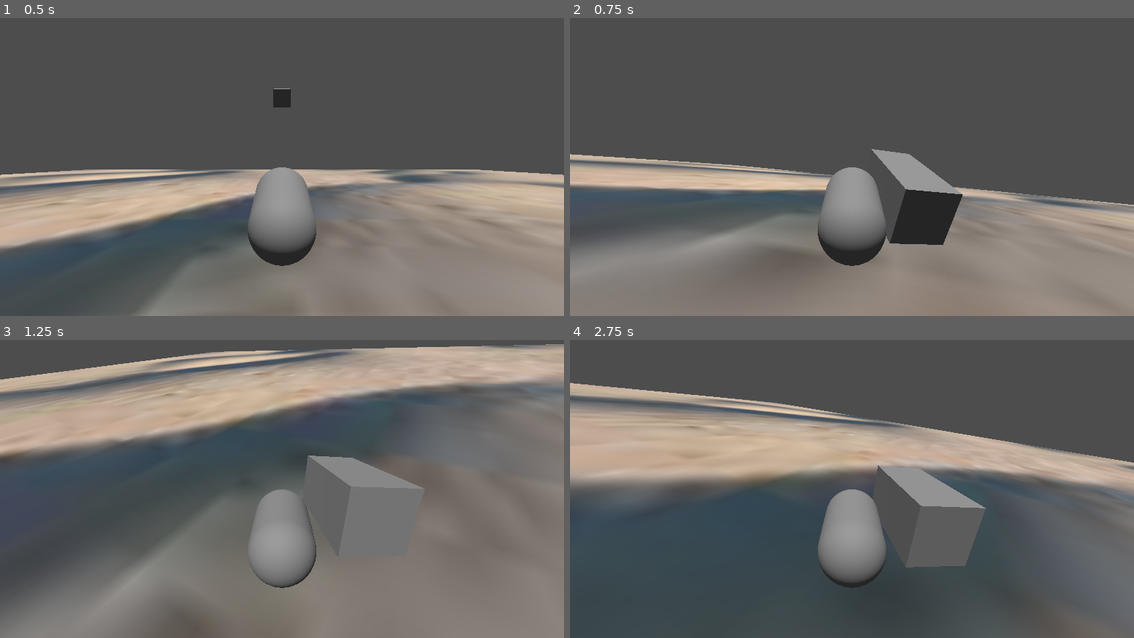
Above: before the commit, frames 1-4 (two rows, left to right).
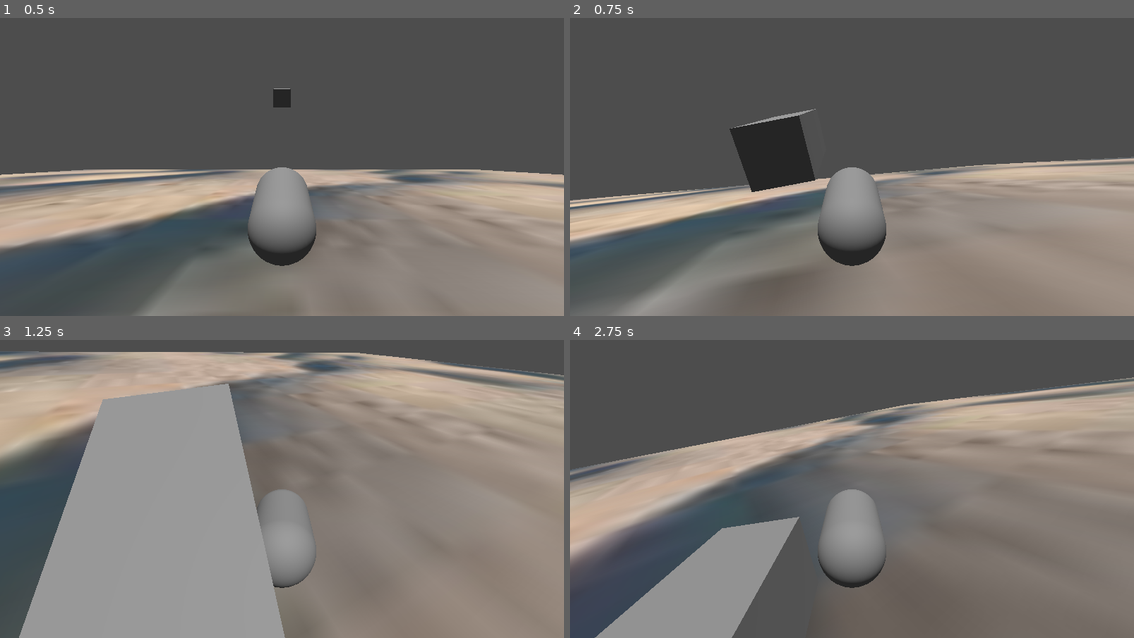
Above: after the commit, the same moments.

Repository: josephdougs/tryski
Game: Godot game, scene res://main.tscn
The game is run twice, just before and just after one commit, with the same random seed, the same clock (stepped at 60 frames per second) and the same inputs.
Inputs:
- Up to frame 1 (0.5 s): no input
- Up to frame 2 (0.75 s): hold Right (right) from 0.53 s (still down)
- Up to frame 3 (1.25 s): keep holding Right (right)
- Up to frame 4 (2.75 s): release Right (right) at 1.28 s; hold Right (right) from 2.03 s (still down)

Frame 1 is identical in both runs. In frame 2, 24% of the frame differs, in the area x 0-100%, y 30-100%; in frame 3, 63%, in the area x 0-100%, y 1-100%; in frame 4, 61%.

Commit message:
More progress

Diff:
--- a/main.tscn
+++ b/main.tscn
@@ -45,3 +45,15 @@
 
 [node name="DirectionalLight3D" type="DirectionalLight3D" parent="."]
 transform = Transform3D(1, 0, 0, 0, -4.37114e-08, 1, 0, -1, -4.37114e-08, 0, 30, 0)
+
+[node name="StaticBody3D2" type="StaticBody3D" parent="."]
+transform = Transform3D(1, 0, 0, 0, 0.766045, 0.642788, 0, -0.642788, 0.766045, 0, -47.6534, -80.2372)
+physics_material_override = SubResource("PhysicsMaterial_h2yge")
+
+[node name="CollisionShape3D" type="CollisionShape3D" parent="StaticBody3D2"]
+shape = SubResource("BoxShape3D_7dm0k")
+
+[node name="MeshInstance3D" type="MeshInstance3D" parent="StaticBody3D2"]
+material_override = SubResource("StandardMaterial3D_1bvp3")
+mesh = SubResource("BoxMesh_ig7tw")
+skeleton = NodePath("../../StaticBody3D2")
--- a/player.gd
+++ b/player.gd
@@ -7,13 +7,13 @@
 	skiAngle = $"../SkiAngle"
 
 func _process(delta: float) -> void:
-	right = Input.is_action_pressed("right")
+	right = Input.is_action_just_pressed("right")
 
 
 func _integrate_forces(state: PhysicsDirectBodyState3D) -> void:
 	if (right):
 		print(skiAngle)
 		# I am too tired to figure out why this works, but it does
-		skiAngle.global_position = self.global_position + Vector3(0.8,0,-1)
-		skiAngle.global_rotation = self.global_rotation + Vector3(0,deg_to_rad(10),deg_to_rad(-10))
+		skiAngle.global_position = self.global_position + Vector3(-0.8,0,-1)
+		skiAngle.global_rotation = self.global_rotation + Vector3(0,deg_to_rad(-10),deg_to_rad(10))
 	pass
